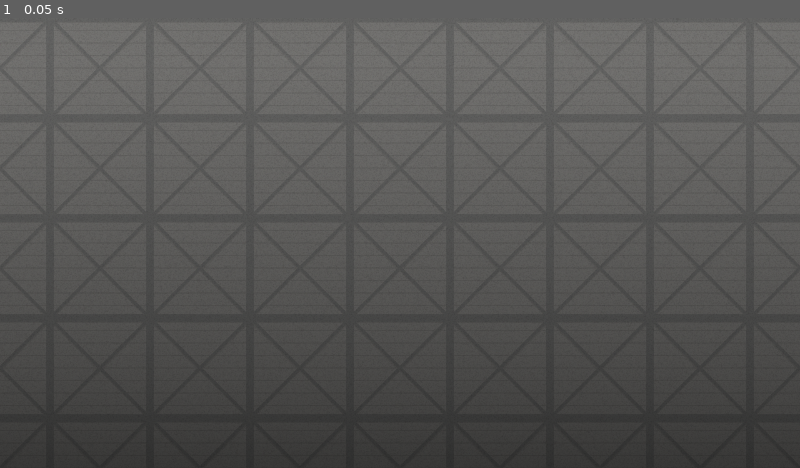
Above: before the commit, frame 1.
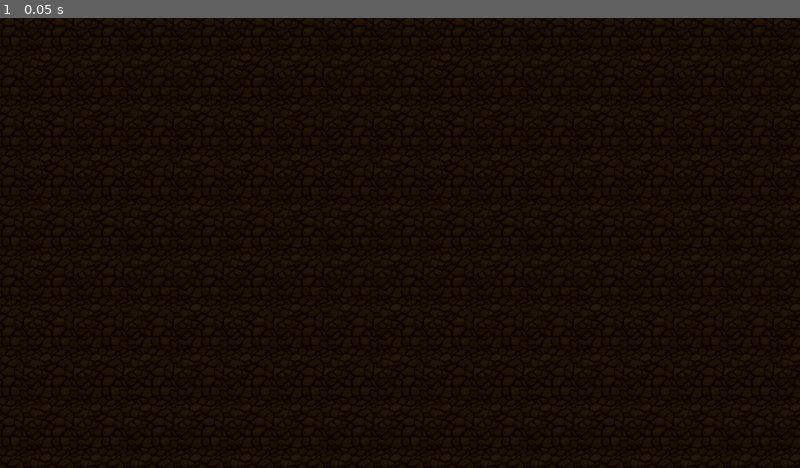
Above: after the commit, the same moment.

Repository: shelvacu/ideal-happiness
Game: Godot game, scene res://levels/mines.tscn
Same seed, same stepped clock (60 frames per second), same inputs: the game is played once before the commit and once after it. This scene is started directly instead of the project's main scene.
Inputs:
- Up to frame 1 (0.05 s): no input

The runs differ from the first frame. In frame 1, 100% of the frame differs, in the area x 0-100%, y 0-100%.

Commit message:
Customize mines background

Diff:
--- a/levels/mines.tscn
+++ b/levels/mines.tscn
@@ -1,12 +1,12 @@
 [gd_scene load_steps=3 format=2]
 
 [ext_resource path="res://tilesets/mines.tres" type="TileSet" id=1]
-[ext_resource path="res://backgrounds/power_plant.png" type="Texture" id=3]
+[ext_resource path="res://backgrounds/mines.png" type="Texture" id=2]
 
 [node name="Node2D" type="Node2D"]
 
 [node name="Background" type="Sprite" parent="."]
-texture = ExtResource( 3 )
+texture = ExtResource( 2 )
 centered = false
 
 [node name="Tiles" type="TileMap" parent="."]
Binary file added: backgrounds/mines.png
Not shown, added: backgrounds/mines.png.import
Not shown, added: backgrounds/mines.xcf
